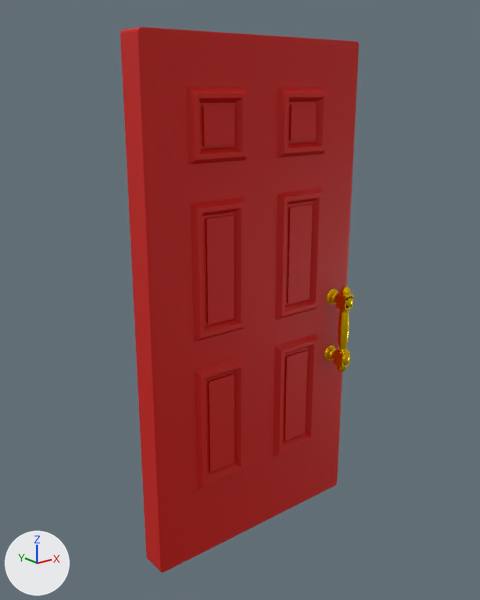
Before and after pictures for a commit that changed the FBX model Assets/FBXs/ThemeFirst/Theme01_Door.fbx.
Camera for both pictures: a 50 mm lens placed at (-4.95, -4.54, 2.38), pointed at (-1.1, 0.28, 0.45). The lights are fixed; the arrows at lower left show +X, +Y and +Z. Where no turn or scale is listed for an object, it has been applied to the vertices. Vertices at the same position are counted once.

Names of what the first picture shows: 'Door.001'.
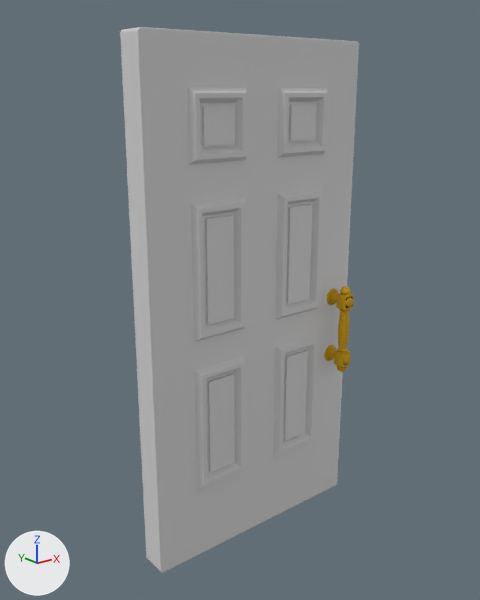
Commit message: 2023/03/27 Update) ThemeFirst

Where the newer file only moved an object's origin or applied its transform, the numbers keep the older frame.

Changed parts and their boxes [x1, y1, x2, y2] in the pictures (480 x 600 px):
part 1 of me_mesh_002, recoloured
    both: [324, 286, 354, 372]
part 2 of me_mesh_002, recoloured (red to grey)
    both: [120, 27, 359, 573]

Edits to the bpy script that builds the scene:
```text
Add mat_doorcolor:
    mat_doorcolor = principled_material('doorcolor')
    mat_doorcolor.base_color = (0.673, 0.673, 0.673)  # light grey #d6d6d6
    mat_doorcolor.roughness = 0.408
Add mat_door2color:
    mat_door2color = principled_material('door2color')
    mat_door2color.base_color = (0.657, 0.352, 0.0)  # yellow #d4a000
    mat_door2color.roughness = 0.0
Change me_mesh_002:
    where me_mesh_002.from_pydata(...)  # 10066 vertices, 19868 faces; spans x -2.2..0.26, y -0.12..0.41, z -2.07..2.84
    used by ob_door_001; location = (0.0, 0.0, 0.0)
    me_mesh_002 part 1: all 19448 faces that had it switch from mat_door2 (yellow #ffd500) to mat_door2color (yellow #d4a000)
    me_mesh_002 part 2: all 420 faces that had it switch from mat_door (red #cc0c00) to mat_doorcolor (light grey #d6d6d6)
```
